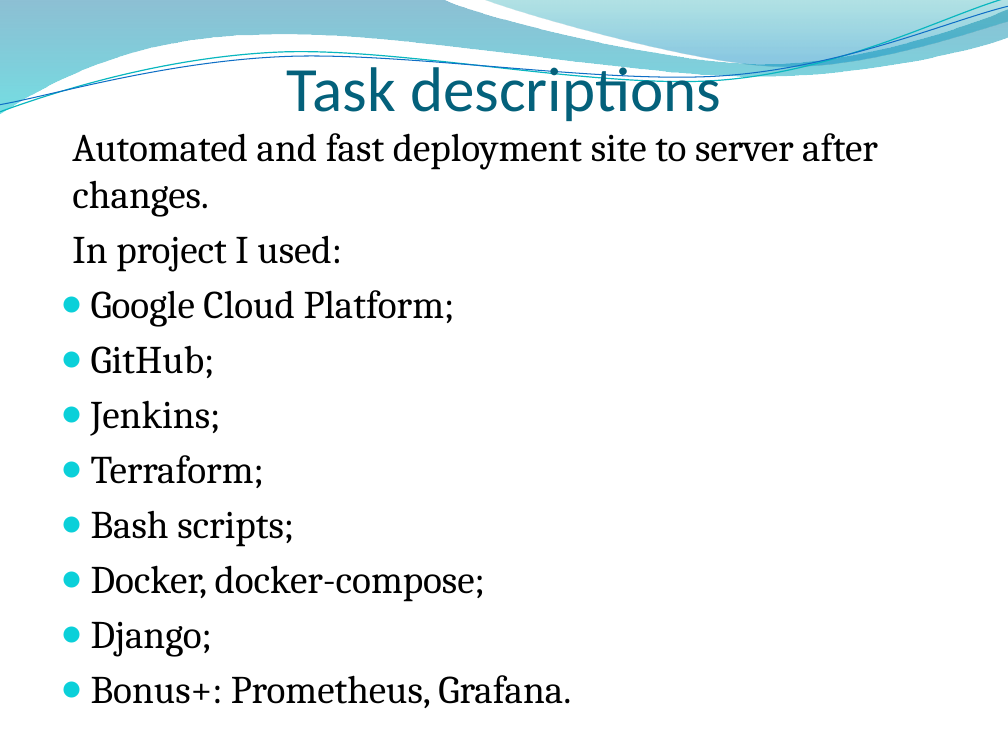
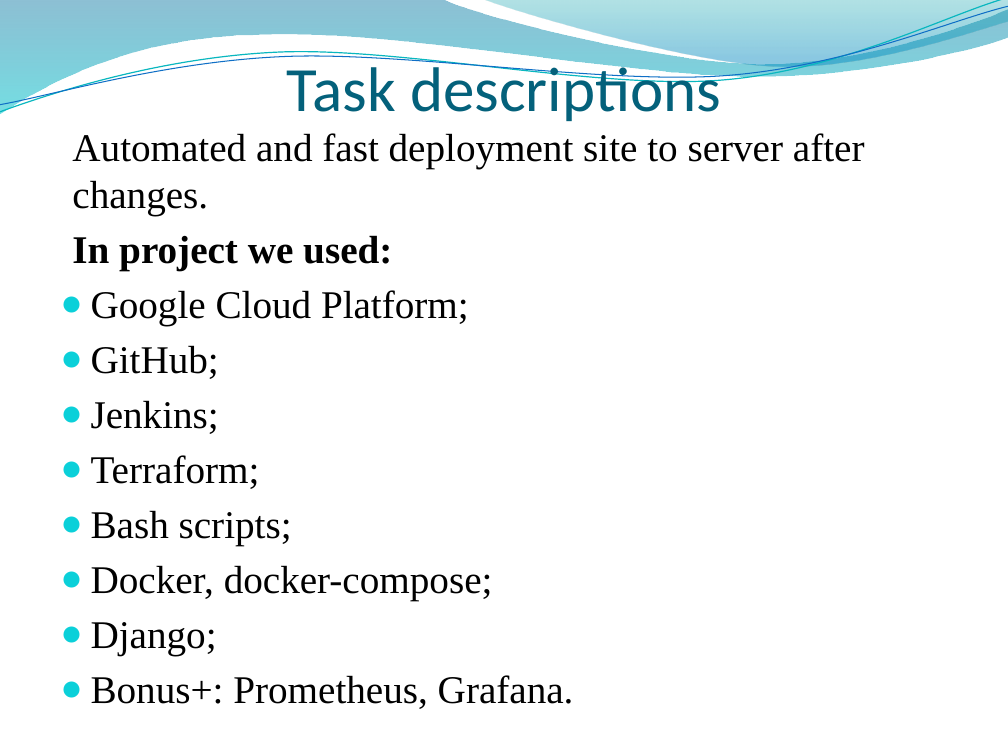
Before and after one commit to KozakAG/myProject, a slide deck: slide 3 of Andrii Kozak Final Task.pptx (slide 2 before the commit). Drawn at 1008x756 pixels with LibreOffice and Linux fonts; fonts in the diff are those of the drawing; background and template pictures are left out. Boxes give left, top, right and bottom in pixels: in the first picture for what was removed or moved away, otherwise in the second. Text is boxed around its words. In the diff, an @@ line names an element or a change of style, - is before the commit and + after.

Commit message:
change file Final Task.pptx

```diff
--- a/Andrii Kozak Final Task.pptx
+++ b/Andrii Kozak Final Task.pptx
@@ text at <box>72,133,865,709</box>: font Cambria to Times New Roman @@
@@ text at <box>72,235,392,271</box>: text changed; font Cambria to Times New Roman; bold on @@
-In project I used:
+In project we used:
```
Also in this commit, not shown: 2 other slides changed, 16 slides added, 55 other files.
